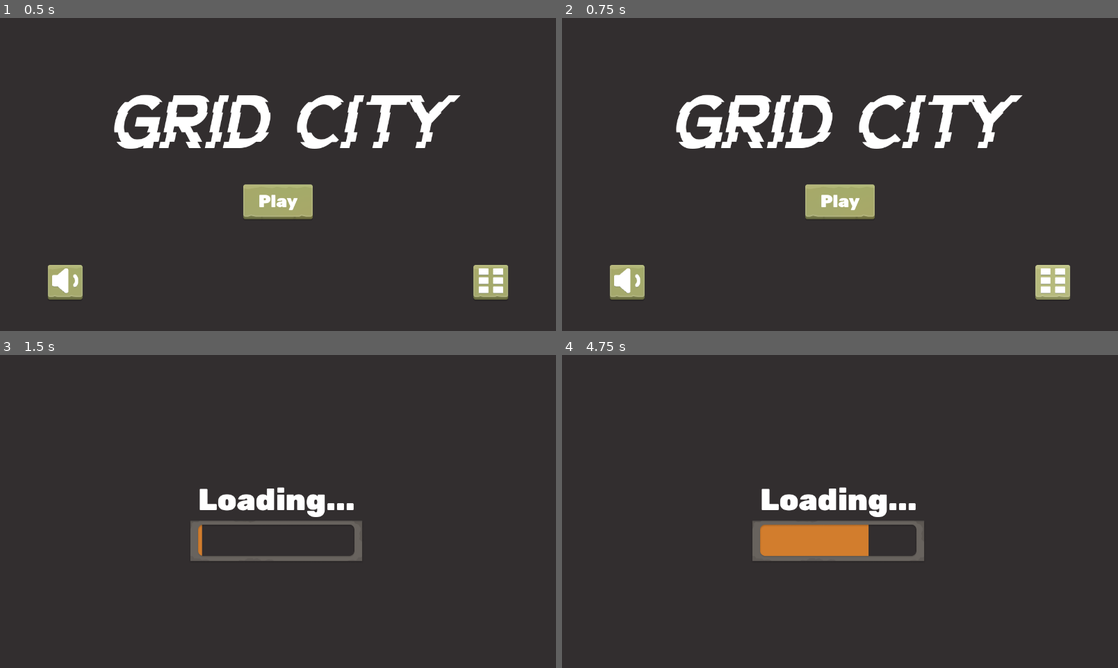
Above: before the commit, frames 1-4 (two rows, left to right).
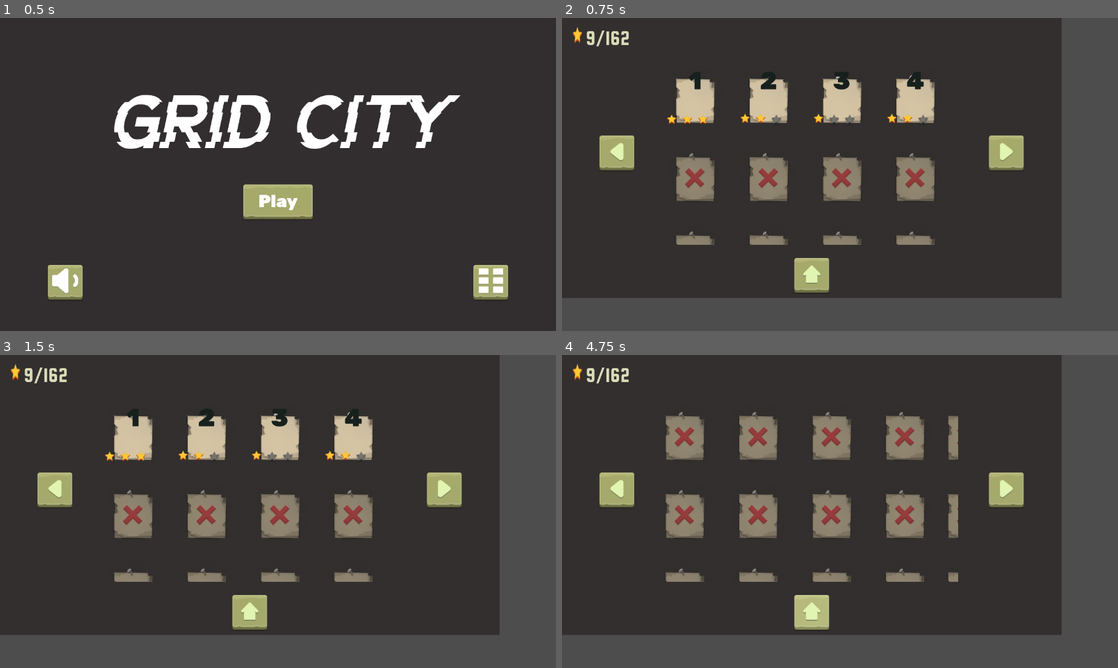
Above: after the commit, the same moments.

Repository: Escape-Game-Jam-2024/Grid-City
Game: Godot game, scene res://scenes/Home.tscn
Same seed, same stepped clock (60 frames per second), same inputs: the game is played once before the commit and once after it.
Inputs (mouse positions are in pixels of both pictures, inside the frame that each line leads up to):
- Up to frame 1 (0.5 s): no input
- Up to frame 2 (0.75 s): click (1051, 284) at 0.52 s
- Up to frame 3 (1.5 s): click (278, 539) at 1.25 s, where only the run before the commit has a clickable "Play"
- Up to frame 4 (4.75 s): click (840, 539) at 2 s, where only the run before the commit has a clickable "Play"; click (1006, 489) at 2.77 s; click (1006, 489) at 3.52 s; click (812, 611) at 4.27 s

Frame 1 is identical in both runs. In frame 2, 36% of the frame differs, in the area x 0-100%, y 0-100%; in frame 3, 32%; in frame 4, 34%.

Commit message:
level sector button on home working

Diff:
--- a/scenes/Home.tscn
+++ b/scenes/Home.tscn
@@ -64,6 +64,6 @@
 layout_mode = 2
 texture_file = "res://assets/GUI/Button/Icon/SoundOn.png"
 
-[node name="LevelSelector" parent="VBoxContainer/Bottom" instance=ExtResource("4_l0k85")]
+[node name="LevelSelectorButton" parent="VBoxContainer/Bottom" instance=ExtResource("4_l0k85")]
 layout_mode = 2
 texture_file = "res://assets/GUI/Button/Icon/Levels.png"
--- a/scripts/home_scene.gd
+++ b/scripts/home_scene.gd
@@ -1,18 +1,26 @@
 extends VBoxContainer
 
 @onready var play_button: TextureButton = $Top/CenterContainer/PlayButton
+@onready var level_selector_button: TextureButton = $Bottom/LevelSelectorButton
 @onready var volume_button: TextureButton = $Bottom/VolumeButton
 
-const SOUND_ON = 'res://assets/GUI/Button/Icon/SoundOn.png'
-const SOUND_OFF = 'res://assets/GUI/Button/Icon/SoundOff.png'
+const SOUND_ON = 'res://assets/gui/Button/Icon/SoundOn.png'
+const SOUND_OFF = 'res://assets/gui/Button/Icon/SoundOff.png'
 
 var loading_scene = preload("res://scenes/loading.tscn").instantiate()
+var level_selector_scene = preload("res://scenes/LevelMenu/LevelScreen.tscn").instantiate()
 
 func _ready():
 	play_button.pressed.connect(load_loading_scene)
 	volume_button.pressed.connect(toggle_volume)
+	level_selector_button.pressed.connect(load_level_selector_scene)
+
+func load_level_selector_scene():
+	get_tree().current_scene.queue_free()
+	get_tree().root.add_child(level_selector_scene)
 
 func load_loading_scene():
+	get_tree().current_scene.queue_free()
 	get_tree().root.add_child(loading_scene)
 
 func toggle_volume():
Binary file changed: assets/gui/Button/Icon/Levels.png
Binary file changed: assets/gui/Button/Icon/SoundOff.png
Binary file changed: assets/gui/Button/Icon/SoundOn.png
Binary file changed: assets/gui/Level/Button/Dummy.png
Binary file changed: assets/gui/Level/Button/Locked.png
Not shown: 1 places in scenes/Home.tscn that only renumber resources
Not shown: 1 places in scenes/world.tscn that only renumber resources
